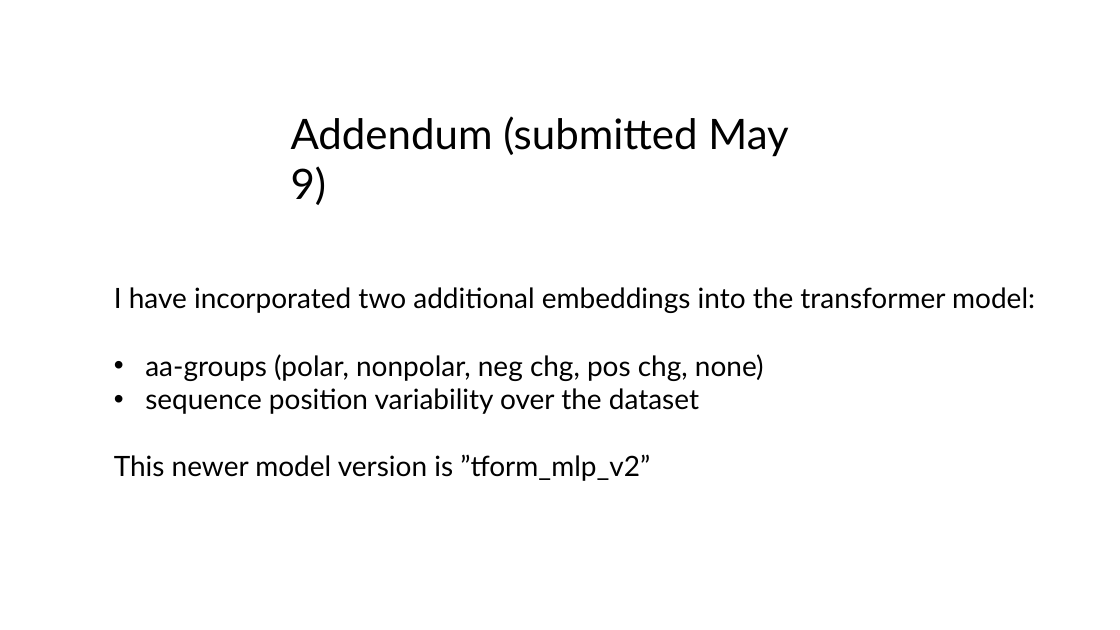
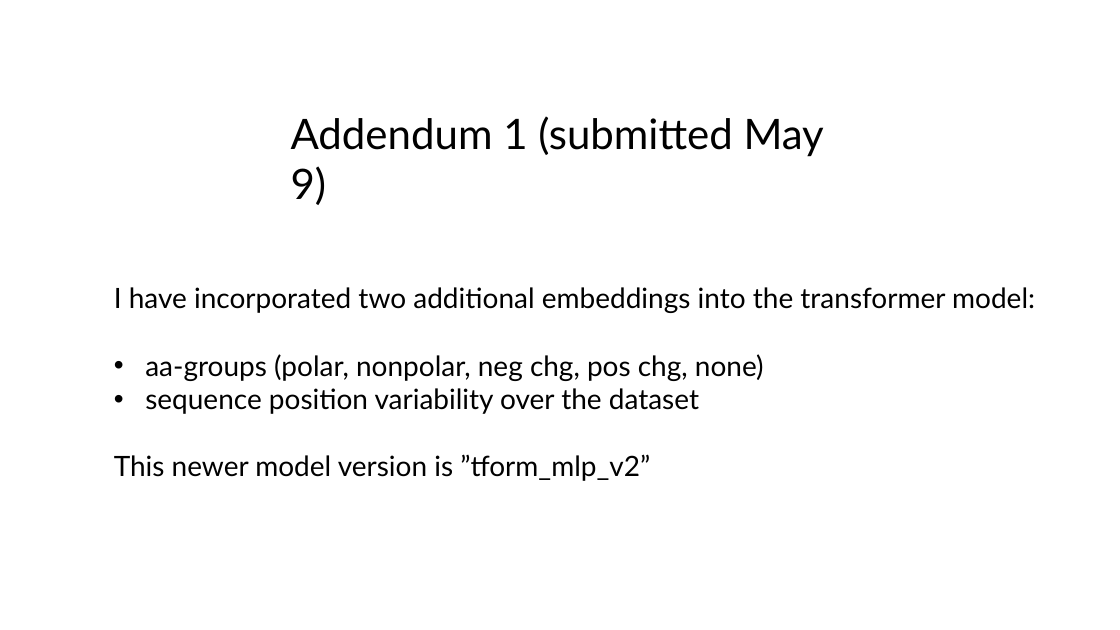
Before and after one commit to planaria158/BERT-antibody-antigen-binding-energy, a slide deck: slide 19 of Homework-aAlphaBio.pptx. Drawn at 1120x630 pixels with LibreOffice and Linux fonts; fonts in the diff are those of the drawing. Boxes give left, top, right and bottom in pixels: in the first picture for what was removed or moved away, otherwise in the second. Text is boxed around its words. In the diff, an @@ line names an element or a change of style, - is before the commit and + after.

```diff
--- a/Homework-aAlphaBio.pptx
+++ b/Homework-aAlphaBio.pptx
@@ text at <box>291,116,824,205</box>: text changed @@
-Addendum (submitted May 9)
+Addendum 1 (submitted May 9)
```
Also in this commit, not shown: 4 slides added, 12 other files.
